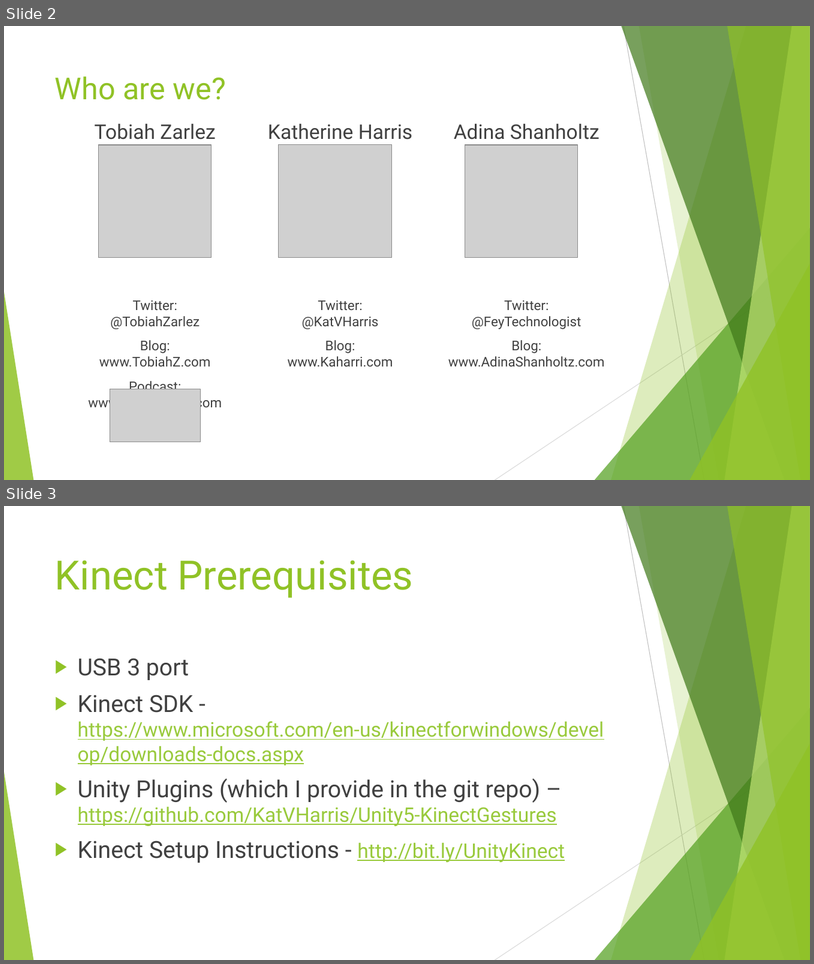
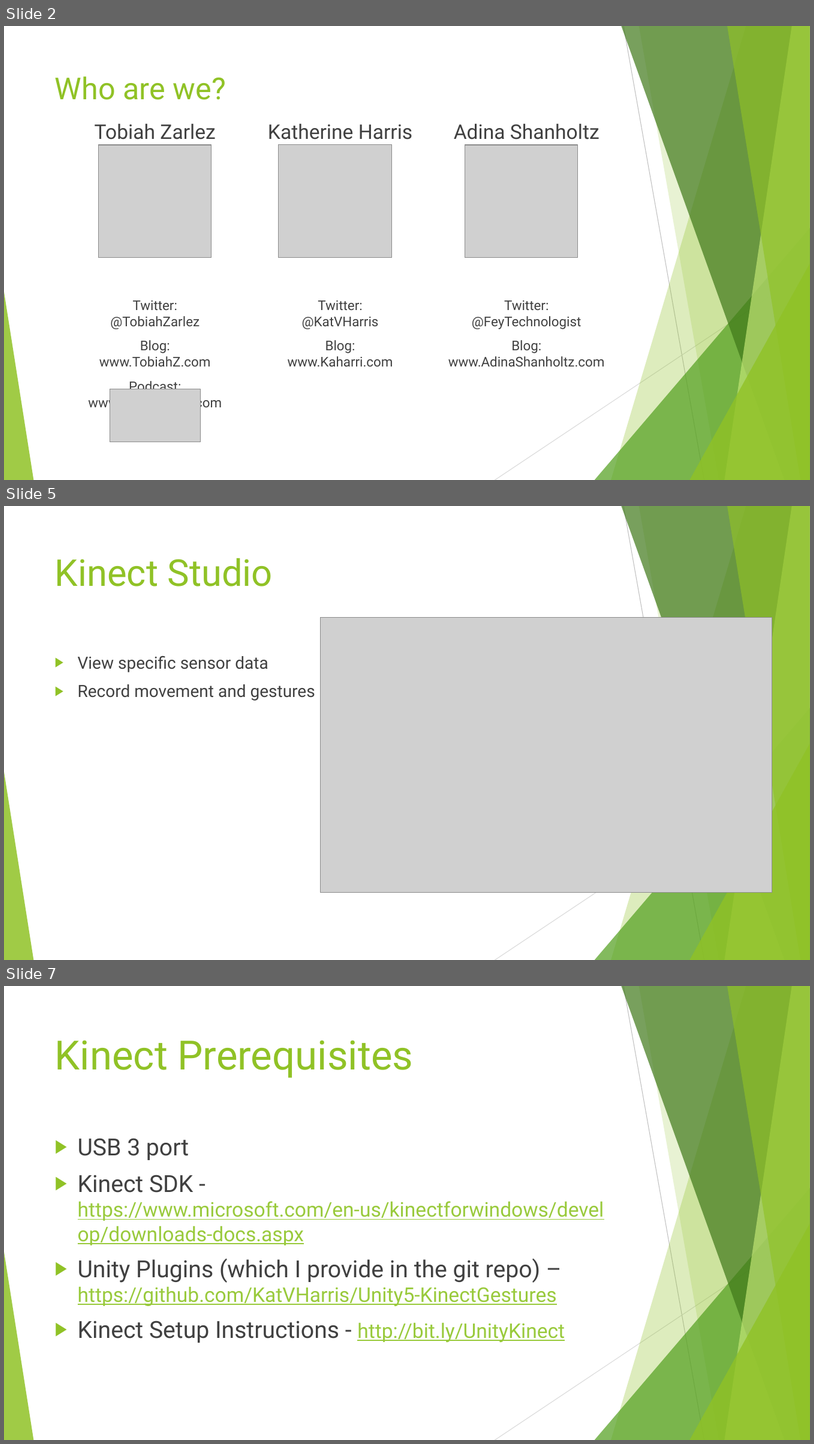
Before and after one commit to KatVHarris/Unity5-KinectGestures, a slide deck: KinectPresentation.pptx. Shown one above the other, each under a label of ours: slides 2 and 3 before the commit, slides 2, 5 and 7 after it; the slides between them are not shown. The pictures are 814x964 and 814x1444 pixels, drawn with LibreOffice and Linux fonts; fonts in the diff are those of the drawing; grey boxes stand for pictures. Boxes give left, top, right and bottom in pixels: in the first picture for what was removed or moved away, otherwise in the second. Text is boxed around its words. In the diff, an @@ line names an element or a change of style, - is before the commit and + after.

```diff
--- a/KinectPresentation.pptx
+++ b/KinectPresentation.pptx
@@ slide 5 added at (4, 506, 810, 960), background #FFFFFF; not listed: 10 template elements that a slide beside it also shows @@
@@ title added at (55, 558, 273, 586), 44 pt, text #90C226 @@
+Kinect Studio
@@ picture added at (321, 618, 773, 892) @@
@@ text added at (78, 655, 315, 700), 20 pt, text #404040 @@
+▶ View specific sensor data
+▶ Record movement and gestures
@@ what was slide 3 is now slide 7 @@
```
Also in this commit, not shown: 1 slide changed, 4 other slides added, 1 slide removed, 2 other files.
